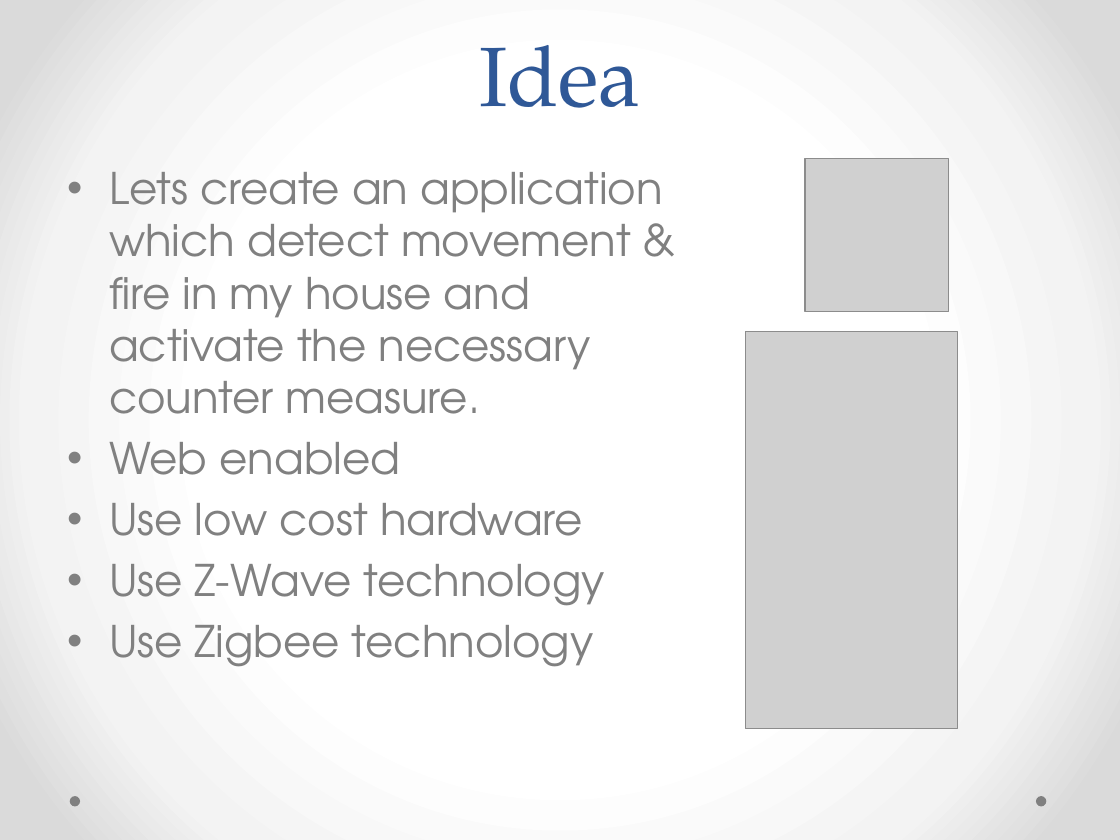
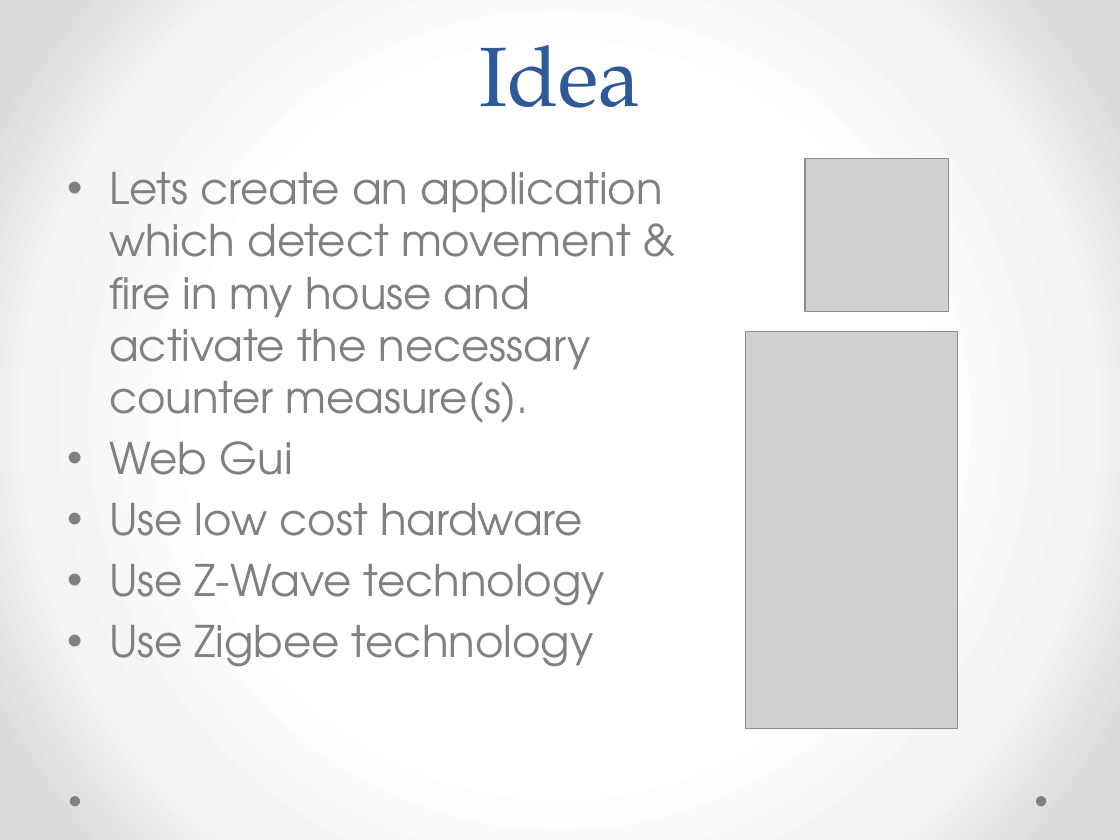
Before and after one commit to plaatsoft/plaatprotect, a slide deck: slide 3 of doc/ppt/PlaatProtect Design.pptx. Drawn at 1120x840 pixels with LibreOffice and Linux fonts; fonts in the diff are those of the drawing; grey boxes stand for pictures. Boxes give left, top, right and bottom in pixels: in the first picture for what was removed or moved away, otherwise in the second. Text is boxed around its words. In the diff, an @@ line names an element or a change of style, - is before the commit and + after.

Commit message:
Update presentation

```diff
--- a/doc/ppt/PlaatProtect Design.pptx
+++ b/doc/ppt/PlaatProtect Design.pptx
@@ text at (x1=109, y1=172, x2=663, y2=475): text changed @@
-• Lets create an application which detect movement & fire in my house and activate the necessary counter measure.
-• Web enabled
+• Lets create an application which detect movement & fire in my house and activate the necessary counter measure(s).
+• Web Gui
```
Also in this commit, not shown: 1 other slide changed.
